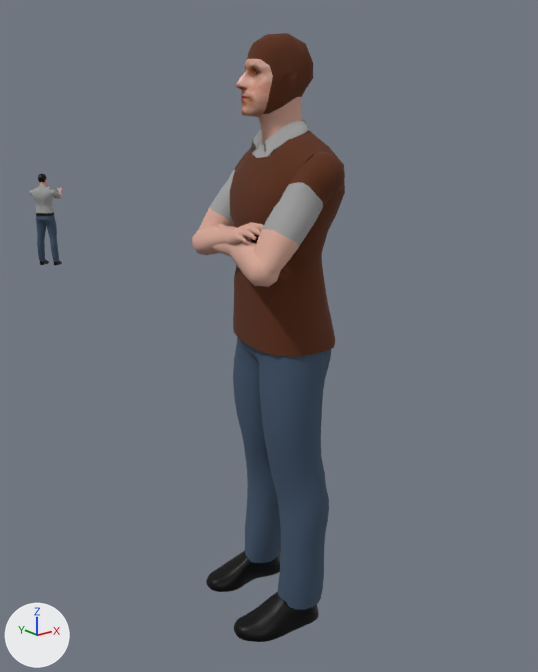
Two versions of the glTF model people/CVE_crew_anm.glb, one commit apart.
One viewpoint serves both versions: a 50 mm camera at (24.9, -163.2, 47.7) aimed at (29.4, -157.6, 45.4). The lights are fixed; the arrows at lower left show +X, +Y and +Z. Where no turn or scale is listed for an object, it has been applied to the vertices.

Names of what the first picture shows: 'armL.009', 'armL2.009', 'armR.009', 'armR2.009', 'collar.009', 'crew_chief', 'gunner', 'head.009', 'shoes.009'.
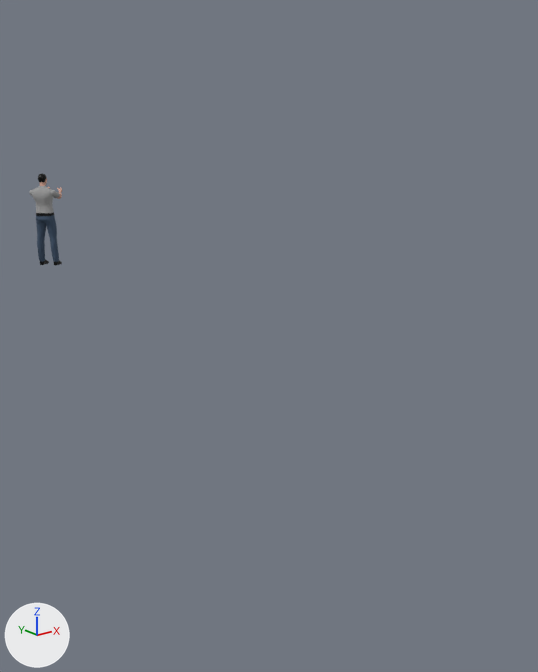
Where the change shows, as pixel boxes (x1, y1, x2, y2) in the pictures (538 x 672 px):
'crew_chief', deleted
    before: (230, 130, 345, 610)
    faces in mat_col_pants (dark blue #3f5268): (233, 337, 331, 610)
    faces in mat_col_brown (brown #5a2c13): (230, 130, 345, 357)
    faces in mat_col_shirt (grey #a0a0a0): (252, 141, 271, 158)
'head.009', deleted (brown)
    before: (236, 33, 313, 144)
    faces in mat_col_brown (brown #5a2c13): (247, 33, 313, 114)
    faces in mat_mat_face (picture img_face32): (236, 59, 273, 117)
    faces in mat_col_flesh (beige #d8a998): (255, 72, 303, 144)
'armL.009', deleted
    before: (251, 152, 345, 277)
    faces in mat_col_shirt (grey #a0a0a0): (262, 182, 323, 248)
    faces in mat_col_brown (brown #5a2c13): (289, 152, 345, 207)
    faces in mat_col_flesh (beige #d8a998): (251, 229, 298, 277)
'shoes.009', deleted (black)
    before: (206, 550, 319, 642)
'armL2.009', deleted (beige)
    before: (213, 223, 280, 287)
'armR2.009', deleted (beige)
    before: (192, 222, 264, 256)
'armR.009', deleted
    before: (193, 157, 243, 236)
    faces in mat_col_shirt (grey #a0a0a0): (210, 170, 235, 223)
    faces in mat_col_flesh (beige #d8a998): (193, 207, 235, 236)
'collar.009', deleted
    before: (250, 120, 309, 157)

The change, as a list of edits to the scene's bpy script:
```text
Remove ob_crew_chief:
    ob_crew_chief = bpy.data.objects.new('crew_chief', me_msh_body_009)
    ob_crew_chief.location = (29.39, -157.65, 42.39)
Remove ob_arml_009:
    ob_arml_009 = bpy.data.objects.new('armL.009', me_msh_arml_009)
    ob_arml_009.location = (29.42, -158.35, 47.06)
Remove ob_arml2_009:
    ob_arml2_009 = bpy.data.objects.new('armL2.009', me_msh_arml2_010)
    ob_arml2_009.location = (28.83, -158.29, 46.3)
Remove ob_armr_009:
    ob_armr_009 = bpy.data.objects.new('armR.009', me_msh_armr_009)
    ob_armr_009.location = (29.77, -157.06, 47.06)
Remove ob_armr2_009:
    ob_armr2_009 = bpy.data.objects.new('armR2.009', me_msh_armr2_010)
    ob_armr2_009.location = (29.22, -156.82, 46.3)
Remove ob_collar_009:
    ob_collar_009 = bpy.data.objects.new('collar.009', me_msh_collar_009)
    ob_collar_009.location = (29.54, -157.69, 47.4)
Remove ob_head_009:
    ob_head_009 = bpy.data.objects.new('head.009', me_msh_head_009)
    ob_head_009.location = (29.53, -157.69, 47.41)
Remove ob_shoes_009:
    ob_shoes_009 = bpy.data.objects.new('shoes.009', me_msh_shoes_009)
    ob_shoes_009.location = (29.35, -157.64, 42.4)
```
